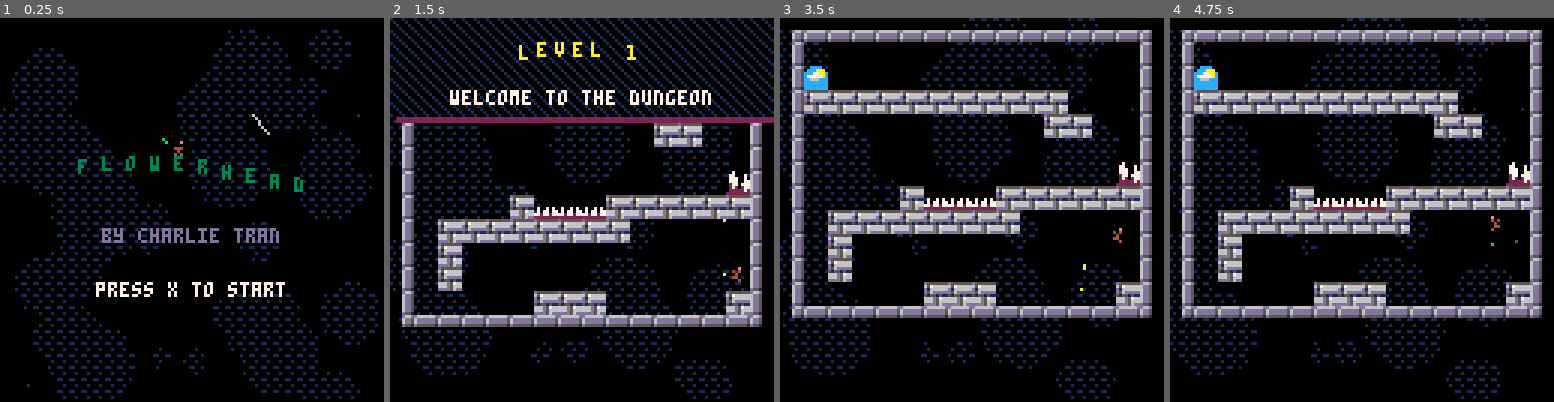
Above: before the commit, frames 1-4 (left to right).
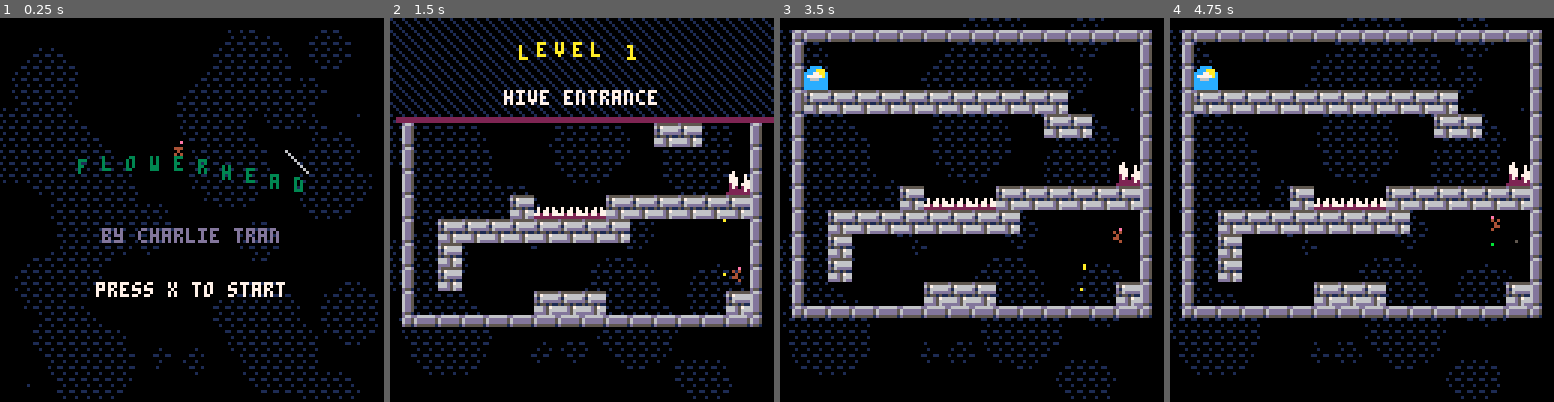
Above: after the commit, the same moments.

Repository: charlietran/flowerhead
Game: PICO-8 cartridge flowerhead.p8
Same seed, same stepped clock (60 frames per second), same inputs: the game is played once before the commit and once after it.
Inputs:
- Up to frame 1 (0.25 s): no input
- Up to frame 2 (1.5 s): tap X (X key) at 0.33, 1.07 s; tap O (Z key) at 0.7 s
- Up to frame 3 (3.5 s): hold Right 1.6-2.1 s; tap O (Z key) every 0.4 s from 1.7 to 3.3 s; tap X (X key) at 1.85, 2.97 s; hold Up 2.15-2.42 s; hold Right 2.47-3.03 s; hold Left from 3.08 s (still down)
- Up to frame 4 (4.75 s): release Left at 3.58 s; hold Down 3.63-3.97 s; tap O (Z key) at 3.7, 4.1, 4.5 s; hold Right 4.02-4.68 s; tap X (X key) at 4.08 s; hold Up from 4.73 s (still down)

The runs differ from the first frame. In frame 1, 0.1% of the frame differs, in the area x 42-81%, y 25-41%; in frame 2, 1.3%, in the area x 15-84%, y 18-23%; in frame 3, less than 0.1%; in frame 4, less than 0.1%.

Commit message:
Add level "Hidden Tunnel"

Diff:
--- a/flowerhead.p8
+++ b/flowerhead.p8
@@ -401,19 +401,19 @@
 
   -- level list --
   levels.list={
-   add_level(1 ,0 ,0 ,0,"welcome to the dungeon"),
-   add_level(2 ,16,0 ,0,"meet the spikes"),
-   add_level(3 ,32,0 ,0,"get a heart"),
-   add_level(4 ,48,0 ,0,"leap motion"),
+   add_level(1 ,0 ,0 ,0,"hive entrance"),
+   add_level(2 ,16,0 ,0,"outer defenses"),
+   add_level(3 ,32,0 ,0,"heartroom"),
+   add_level(4 ,48,0 ,0,"viaduct"),
    add_level(5 ,64,0 ,0,"over the top"),
-   add_level(6 ,78,0 ,0,"do z jump"),
+   add_level(6 ,78,0 ,0,"winding pathways"),
    add_level(7 ,94,0 ,2,"here there be bees"),
    add_level(8 ,0 ,16,3,"feeding time"),
-   add_level(9 ,16,16,1,"crumblies"),
-   add_level(10,32,16,2,"no jumping"),
-   add_level(11,48,16,6,"trench run"),
-   add_level(12,78,16,2,"tower climb"),
-   --13
+   add_level(9 ,16,16,1,"uncertain ground"),
+   add_level(10,32,16,2,"catacombs"),
+   add_level(11,48,16,6,"the trench run"),
+   add_level(12,61,32,1,"hidden tunnel"),
+   add_level(13,78,16,2,"tower climb"),
    --14
    --15
    add_level(16,96,32,6,"the throne room")
@@ -2786,7 +2786,7 @@
 
 
 __gff__
-000301030101010101010101014141010000000000010000000000000000000008080808080c0c0c0c0c0000000000001010101010101010000000000000000000000000000000000000000000000000000000000000002020202020200000000000000000000000000000000000000000000000000000000000000000000000
+000301030101010101010101014141010000000000010000000000000000000008080808080c0c0c0c0c0000000000001010101010101010010101010000000000000000000000000000000000000000000000000000002020202020200000000000000000000000000000000000000000000000000000000000000000000000
 0000000000000000000000000000000000000000000000000000000000000000000000000000000000000000000000000000000000000000000000000000000000000000000000000000000000000000000000000000000000000000000000000000000000000000000000000000000000000000000000000000000000000000
 __map__
 0805050505050505050505050505050908050505050505050505050505050509080505050505050505050505050509000805050505050505050505050505050908050505050505050505050505090805050505050505050505050505050908050505050505050505050505050505050505050505050505050505050505050509
Not shown, changed: 40 lines of the sprite sheet (__gfx__) section of flowerhead.p8
Not shown, added: README.md
